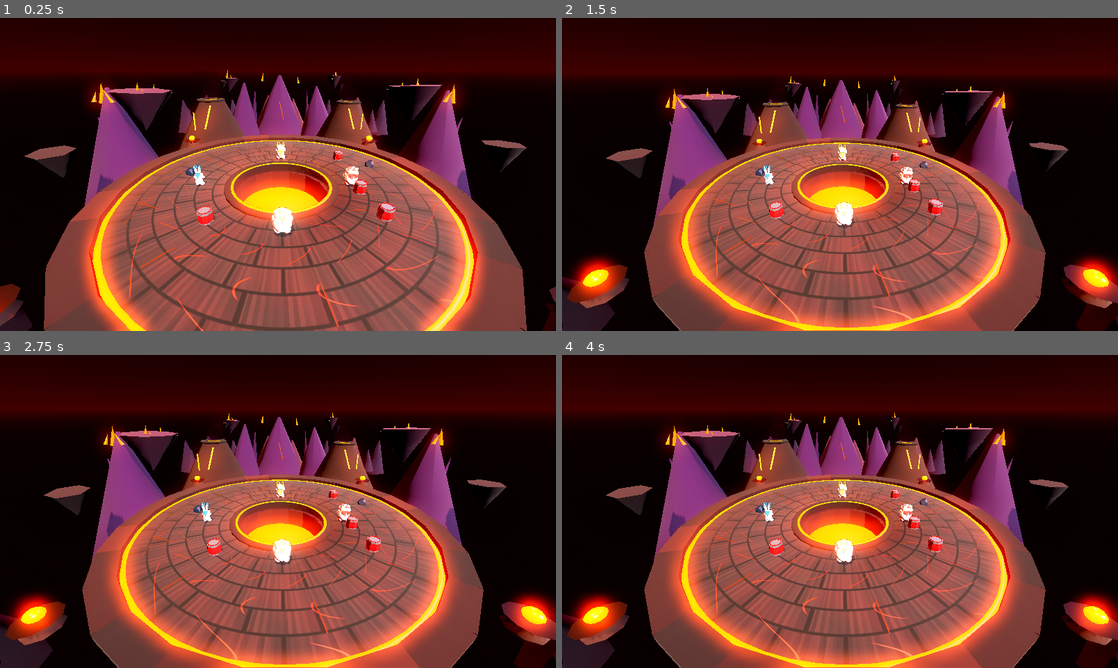
Above: before the commit, frames 1-4 (two rows, left to right).
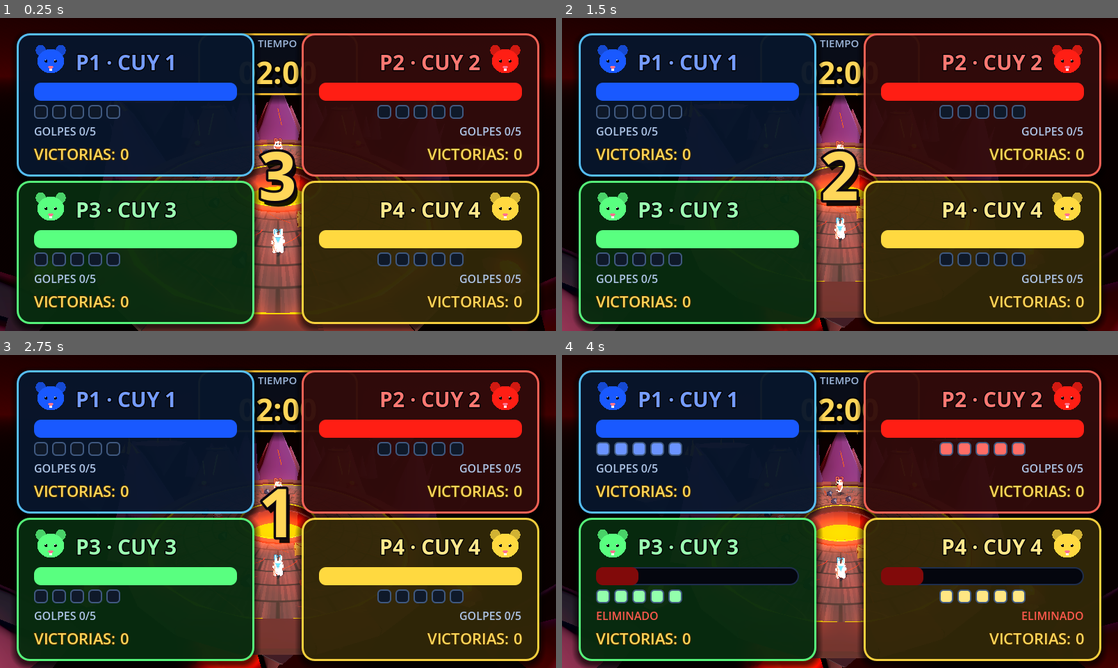
Above: after the commit, the same moments.

Repository: Delgado-dot/Cuy-Kombat
Game: Godot game, scene res://main.tscn
The game is run twice, just before and just after one commit, with the same random seed, the same clock (stepped at 60 frames per second) and the same inputs. This scene is started directly instead of the project's main scene.
Inputs (mouse positions are in pixels of both pictures, inside the frame that each line leads up to):
- Up to frame 1 (0.25 s): no input
- Up to frame 2 (1.5 s): tap Enter (ui_accept) at 0.5, 0.77 s; move the mouse to (962, 158) at 0.52 s; hold Right (ui_right) 0.53-1.25 s; tap G (grab_p1) at 0.6 s; click (962, 158) at 0.67 s; drag from (728, 190) to (812, 237) at 1.27 s
- Up to frame 3 (2.75 s): tap Enter (ui_accept) at 2 s; move the mouse to (333, 442) at 2.02 s; hold Right (ui_right) from 2.03 s (still down); tap N (grab_p3) at 2.1 s
- Up to frame 4 (4 s): release Right (ui_right) at 2.75 s; tap Enter (ui_accept) at 2.75, 3.77 s; drag from (812, 574) to (673, 464) at 2.77 s; move the mouse to (1006, 558) at 3.52 s; hold Left (ui_left) from 3.53 s (still down); tap I at 3.6 s

The runs differ from the first frame. In frame 1, 81% of the frame differs, in the area x 0-100%, y 4-100%; in frame 2, 81%; in frame 3, 81%; in frame 4, 80%.
Error before the commit: Parse Error: Static function "get_player_count()" not found in base "MatchSettings". (res://scripts/systems/game_manager.gd:126)

Commit message:
Add player_count, set_player_count(), get_player_count() to MatchSettings

Diff:
--- a/scripts/core/match_settings.gd
+++ b/scripts/core/match_settings.gd
@@ -50,6 +50,7 @@
 ]
 
 static var max_rounds: int = DEFAULT_MAX_ROUNDS
+static var player_count: int = 2
 static var player_characters: Array[int] = [0, 1, 2, 3]
 static var player_joypad_devices: Array[int] = [-1, -1, -1, -1]
 
@@ -63,6 +64,14 @@
 
 static func get_max_rounds() -> int:
 	return max_rounds
+
+
+static func set_player_count(count: int) -> void:
+	player_count = clampi(count, 2, 4)
+
+
+static func get_player_count() -> int:
+	return player_count
 
 
 static func set_player_character(player_number: int, char_idx: int) -> void:
@@ -101,4 +110,5 @@
 
 static func reset() -> void:
 	max_rounds = DEFAULT_MAX_ROUNDS
+	player_count = 2
 	player_joypad_devices = [-1, -1, -1, -1]
